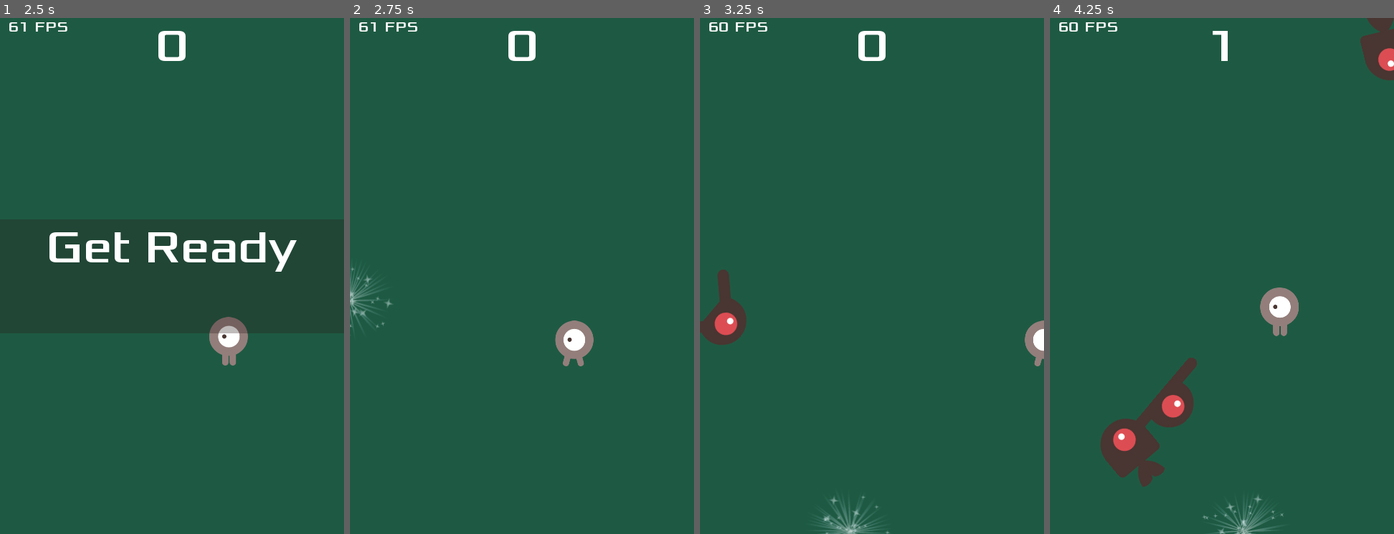
Above: before the commit, frames 1-4 (left to right).
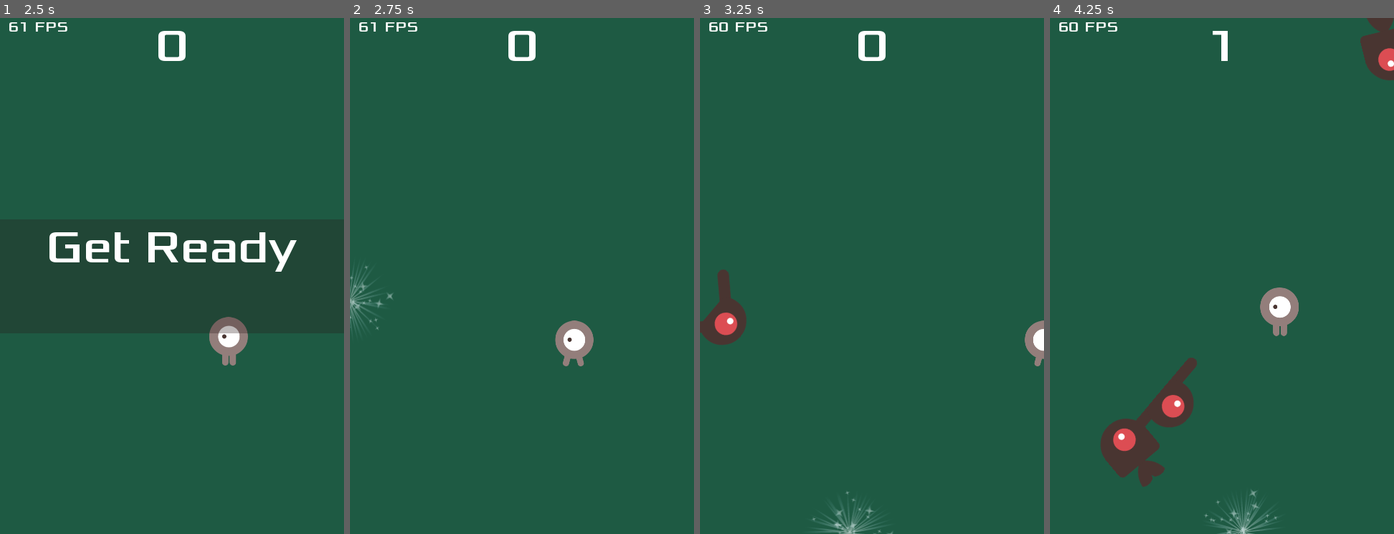
Above: after the commit, the same moments.

Repository: fboulay/godot-engine-first-game
Game: Godot game, scene res://scenes/Main.tscn
The game is run twice, just before and just after one commit, with the same random seed, the same clock (stepped at 60 frames per second) and the same inputs. Sound files missing from this copy of the repository are replaced by a short silence.
Inputs (mouse positions are in pixels of both pictures, inside the frame that each line leads up to):
- Up to frame 1 (2.5 s): click "Start" at 0.5 s; tap Enter at 1.25 s; move the mouse to (247, 250) at 1.27 s; hold Right (ui_right) 1.28-2 s; click (247, 250) at 1.42 s; drag from (103, 301) to (154, 379) at 2.02 s
- Up to frame 2 (2.75 s): no input
- Up to frame 3 (3.25 s): move the mouse to (906, 162) at 2.77 s; hold Right (ui_right) from 2.78 s (still down)
- Up to frame 4 (4.25 s): release Right (ui_right) at 3.5 s; drag from (1204, 379) to (1118, 198) at 3.52 s

Frame 1 is identical in both runs. In frame 2, 0.3% of the frame differs, in the area x 0-13%, y 48-61%; in frame 3, 0.3%; in frame 4, 0.4%, in the area x 44-68%, y 91-100%.

Commit message:
Create configuration for all levels of difficulty
* New Config scene created containing 4 levels of difficulty
* Level of difficulty not yet used

Diff:
--- /dev/null
+++ b/scenes/Config.gd
@@ -0,0 +1,47 @@
+extends Node
+
+const LABEL = "label"
+const MOB_SPAWN_RATE = "mob_spawn_rate"
+const MOB_SPEED_MIN = "mob_speed_min"
+const MOB_SPEED_MAX = "mob_speed_max"
+
+enum Difficulty { EASY, NORMAL, HARD, HARDEST}
+
+export var _LEVELS = {
+	Difficulty.EASY: {
+		LABEL: "Easy",
+		MOB_SPAWN_RATE: 2.0,
+		MOB_SPEED_MIN : 50,
+		MOB_SPEED_MAX : 150
+	},
+	Difficulty.NORMAL :{
+		LABEL: "Normal",
+		MOB_SPAWN_RATE: 1.0,
+		MOB_SPEED_MIN : 100,
+		MOB_SPEED_MAX : 200
+	},
+	Difficulty.HARD :{
+		LABEL: "Hard",
+		MOB_SPAWN_RATE: 0.5,
+		MOB_SPEED_MIN : 150,
+		MOB_SPEED_MAX : 250
+	},
+	Difficulty.HARDEST :{
+		LABEL: "Hardest",
+		MOB_SPAWN_RATE: 0.4,
+		MOB_SPEED_MIN : 200,
+		MOB_SPEED_MAX : 300
+	},
+}
+
+func get_mob_spawn_rate(difficulty: int) -> float:
+	return _LEVELS[difficulty][MOB_SPAWN_RATE]
+
+func get_mob_min_speed(difficulty: int) -> float:
+	return _LEVELS[difficulty][MOB_SPEED_MIN]
+
+func get_mob_max_speed(difficulty: int) -> float:
+	return _LEVELS[difficulty][MOB_SPEED_MAX]
+
+func get_label(difficulty: int) -> float:
+	return _LEVELS[difficulty][LABEL]
--- /dev/null
+++ b/scenes/Config.tscn
@@ -0,0 +1,6 @@
+[gd_scene load_steps=2 format=2]
+
+[ext_resource path="res://scenes/Config.gd" type="Script" id=1]
+
+[node name="Node" type="Node"]
+script = ExtResource( 1 )
--- a/scenes/Main.gd
+++ b/scenes/Main.gd
@@ -6,7 +6,6 @@
 var game_running = false
 var next_mob
 
-# Called when the node enters the scene tree for the first time.
 func _ready():
 	randomize()
 	$Player.connect("debug", $HUD, "debug")
--- a/scenes/Main.tscn
+++ b/scenes/Main.tscn
@@ -135,7 +135,7 @@
 [node name="MobAppearing" type="AnimatedSprite" parent="."]
 visible = false
 frames = SubResource( 2 )
-frame = 17
+frame = 11
 playing = true
 [connection signal="hit" from="Player" to="." method="game_over"]
 [connection signal="timeout" from="MobTimer" to="." method="_on_MobTimer_timeout"]
--- a/scenes/Player.gd
+++ b/scenes/Player.gd
@@ -74,7 +74,7 @@
 	emit_signal("hit")
 	$CollisionShape2D.set_deferred("disabled", true)
 
-func start(pos):
+func start(pos: Vector2):
 	position = pos
 	show()
 	$CollisionShape2D.disabled = false
Not shown, changed: .gitignore
